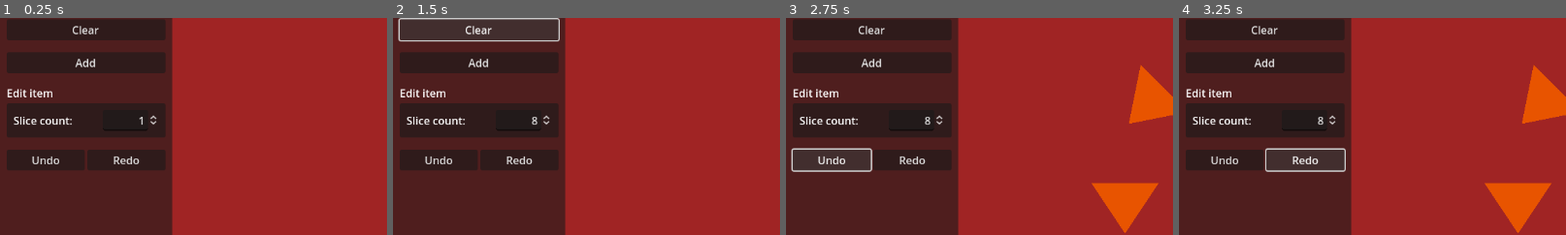
Above: before the commit, frames 1-4 (left to right).
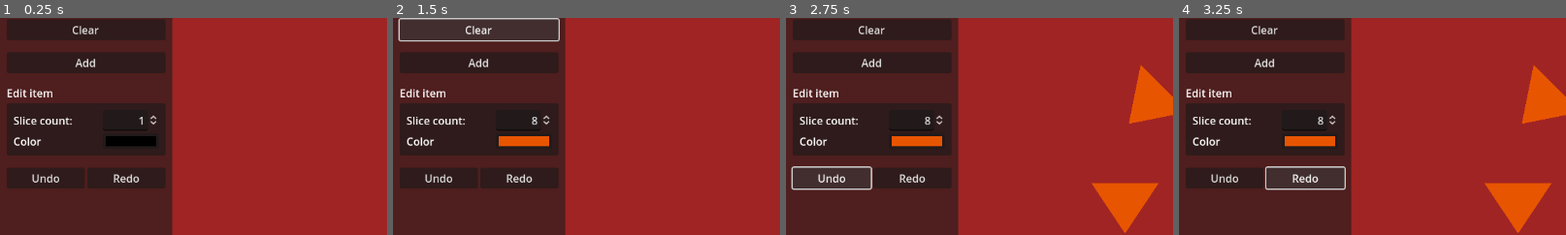
Above: after the commit, the same moments.

Repository: zoeesilcock/symmetar
Game: Godot game, scene res://Main.tscn
Same seed, same stepped clock (60 frames per second), same inputs: the game is played once before the commit and once after it.
Inputs:
- Up to frame 1 (0.25 s): no input
- Up to frame 2 (1.5 s): click "Add" at 0.5 s; click "Clear" at 1.25 s
- Up to frame 3 (2.75 s): click "Undo" at 2 s
- Up to frame 4 (3.25 s): click "Redo" at 2.75 s
The pictures show only the part of the screen within x 0-50%, y 12-62%; the shares and areas given below are measured in that part.

The runs differ from the first frame. In frame 1, 7.5% of the frame differs, in the area x 1-43%, y 54-79%; in frame 2, 7.5%; in frame 3, 5.9%; in frame 4, 5.9%.

Commit message:
Implement color picker for element slices

Diff:
--- a/Document/DocumentState.gd
+++ b/Document/DocumentState.gd
@@ -15,7 +15,6 @@
 func calculate_diff() -> DocumentStateDiff:
 	var diff : Array[ElementState] = []
 	var count_change = len(elements) - len(previous_elements)
-	var element_properties = ElementState.get_exported_properties()
 
 	for index in len(elements):
 		var element = elements[index]
@@ -31,7 +30,6 @@
 func apply_diff(diff : DocumentStateDiff, reverse : bool) -> void:
 	var current_count = len(elements)
 	var direction = 1
-	var element_properties = ElementState.get_exported_properties()
 	if reverse: direction = -1
 
 	if (diff.element_count_change != 0):
--- a/Element/Element.gd
+++ b/Element/Element.gd
@@ -23,6 +23,7 @@
 	state = initial_state
 
 	state.slice_count_changed.connect(_on_slice_count_changed)
+	state.slice_color_changed.connect(_on_slice_color_changed)
 
 	_instantiate_slices()
 	_update_slice_positions()
@@ -58,6 +59,10 @@
 	_update_slice_positions()
 	_update_slice_rotations()
 
+func _on_slice_color_changed():
+	for slice in slices:
+		slice.set_color(state.slice_color)
+
 func _instantiate_slices():
 	slices = []
 	slices.resize(state.slice_count)
@@ -73,7 +78,8 @@
 		state.slice_position,
 		state.slice_rotation,
 		index,
-		state.index
+		state.index,
+		state.slice_color
 	)
 
 	slices[index].position_changed.connect(_on_slice_position_changed)
--- a/Element/ElementState.gd
+++ b/Element/ElementState.gd
@@ -7,14 +7,21 @@
 @export var slice_count : int:
 	set(value):
 		var value_changed = value != slice_count
-		slice_count = value
 		if value_changed:
+			slice_count = value
 			slice_count_changed.emit()
 @export var slice_rotation : float
 @export var slice_position : Vector2
+@export var slice_color : Color:
+	set(value):
+		var value_changed = value != slice_color
+		if value_changed:
+			slice_color = value
+			slice_color_changed.emit()
 
 # Signals
 signal slice_count_changed
+signal slice_color_changed
 
 static func get_exported_properties() -> Array[String]:
 	var exported_properties : Array[String] = []
--- a/Slice/Slice.gd
+++ b/Slice/Slice.gd
@@ -36,10 +36,11 @@
 var highlighted_color
 var viewport
 
-func init(slice_position : Vector2, slice_rotation : float, index : int, element_index : int):
+func init(slice_position : Vector2, slice_rotation : float, index : int, element_index : int, color : Color):
+	name = "Slice" + str(index)
 	position = slice_position
 	rotation = slice_rotation
-	name = "Slice" + str(index)
+	set_color(color)
 
 	slice_index = index
 	self.element_index = element_index
@@ -47,12 +48,15 @@
 
 func _ready():
 	view_to_world = get_canvas_transform().affine_inverse()
-	original_color = polygon.color
-	highlighted_color = polygon.color
-	highlighted_color.v += highlight_brighten
 	viewport = get_viewport()
 
 	ui_state.selection_changed.connect(_on_selection_changed)
+
+func set_color(color : Color):
+	original_color = color
+	polygon.color = color
+	highlighted_color = color
+	highlighted_color.v += highlight_brighten
 
 func _unhandled_input(event : InputEvent):
 	var world_position = view_to_world * event.position
--- a/UI/UI.gd
+++ b/UI/UI.gd
@@ -6,9 +6,12 @@
 @export var ui_state : UIState
 @export var file_dialog : FileDialog
 @export var slice_count_input : SpinBox
+@export var slice_color_input : ColorPickerButton
 
 func _ready():
 	ui_state.selection_changed.connect(_on_selection_changed)
+	slice_color_input.get_picker().color_changed.connect(_on_slice_color_changed)
+
 	file_dialog.set_filters(PackedStringArray(["*.smtr ; Symmetar Files"]))
 
 func _on_save_button_pressed():
@@ -30,6 +33,7 @@
 	element_state.slice_count = 8
 	element_state.radius = 200
 	element_state.slice_position = Vector2(element_state.radius, 0)
+	element_state.slice_color = Color("#e85500")
 	world.document.add_new_element(element_state)
 	world.undo_manager.register_diff()
 
@@ -41,6 +45,7 @@
 	if ui_state.selected_element_index >= 0:
 		var element_state = world.document.get_element_state(ui_state.selected_element_index)
 		slice_count_input.value = element_state.slice_count
+		slice_color_input.color = element_state.slice_color
 	else:
 		slice_count_input.value = 0
 
@@ -48,10 +53,18 @@
 	if ui_state.selected_element_index >= 0:
 		var element_state = world.document.get_element_state(ui_state.selected_element_index)
 		var slice_count_changed = element_state.slice_count != value
-		element_state.slice_count = value
 
 		if slice_count_changed:
+			element_state.slice_count = value
 			world.undo_manager.register_diff()
+
+func _on_slice_color_changed(value : Color):
+	var element_state = world.document.get_element_state(ui_state.selected_element_index)
+	var slice_color_changed = element_state.slice_color != value
+
+	if slice_color_changed:
+		element_state.slice_color = value
+		world.undo_manager.register_diff()
 
 func _on_undo_button_pressed():
 	world.undo_manager.undo()
--- a/UI/UI.tscn
+++ b/UI/UI.tscn
@@ -6,11 +6,12 @@
 
 [sub_resource type="Theme" id="Theme_uuqi3"]
 
-[node name="UI" type="CanvasLayer" node_paths=PackedStringArray("file_dialog", "slice_count_input")]
+[node name="UI" type="CanvasLayer" node_paths=PackedStringArray("file_dialog", "slice_count_input", "slice_color_input")]
 script = ExtResource("1_nhcn2")
 ui_state = ExtResource("2_ot8s7")
 file_dialog = NodePath("Root/FileDialog")
 slice_count_input = NodePath("Root/Panel/MarginContainer/VBoxContainer/EditContainer/MarginContainer/GridContainer/CountInput")
+slice_color_input = NodePath("Root/Panel/MarginContainer/VBoxContainer/EditContainer/MarginContainer/GridContainer/ColorPickerButton")
 
 [node name="Root" type="Control" parent="."]
 layout_mode = 3
@@ -90,6 +91,14 @@
 alignment = 2
 select_all_on_focus = true
 
+[node name="ColorLabel" type="Label" parent="Root/Panel/MarginContainer/VBoxContainer/EditContainer/MarginContainer/GridContainer"]
+layout_mode = 2
+size_flags_horizontal = 3
+text = "Color"
+
+[node name="ColorPickerButton" type="ColorPickerButton" parent="Root/Panel/MarginContainer/VBoxContainer/EditContainer/MarginContainer/GridContainer"]
+layout_mode = 2
+
 [node name="Space3" type="Control" parent="Root/Panel/MarginContainer/VBoxContainer"]
 custom_minimum_size = Vector2(0, 10)
 layout_mode = 2
Not shown, changed: test.smtr
